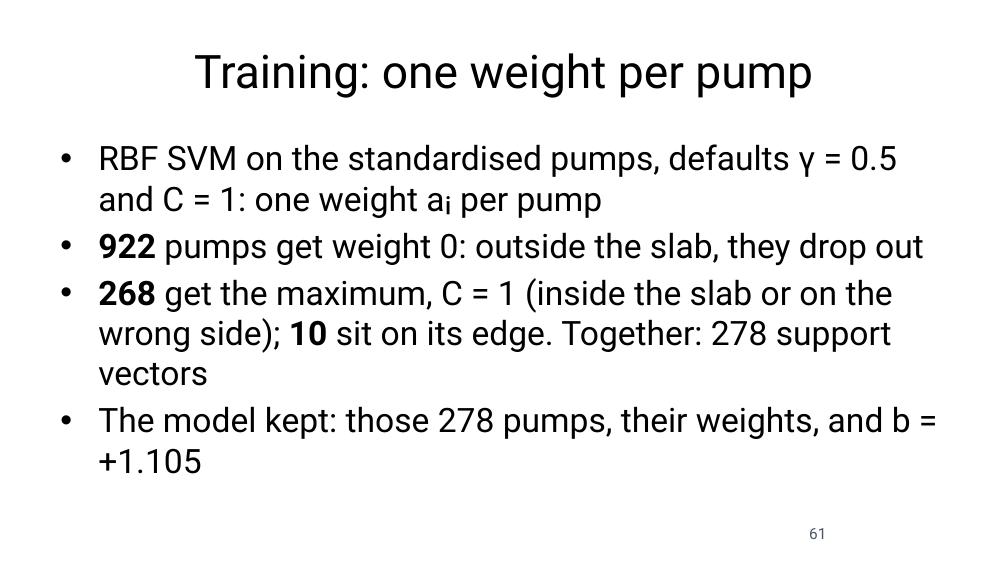
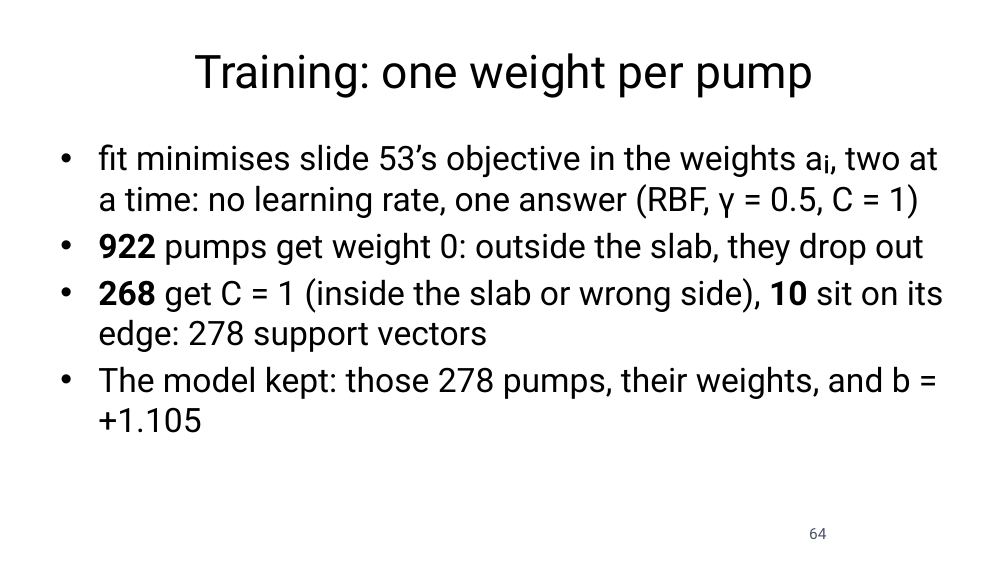
Before and after one commit to fabioantonini/technologies-for-artificial-intelligence, a slide deck: slide 64 of Lessons/06_knn_naive_bayes_svm/Slides/knn_naive_bayes_svm_slides.pptx (slide 61 before the commit). Drawn at 1008x567 pixels with LibreOffice and Linux fonts; fonts in the diff are those of the drawing; background and template pictures are left out. Boxes give left, top, right and bottom in pixels: in the first picture for what was removed or moved away, otherwise in the second. Text is boxed around its words. In the diff, an @@ line names an element or a change of style, - is before the commit and + after.

```diff
--- a/Lessons/06_knn_naive_bayes_svm/Slides/knn_naive_bayes_svm_slides.pptx
+++ b/Lessons/06_knn_naive_bayes_svm/Slides/knn_naive_bayes_svm_slides.pptx
@@ text at bbox=[98, 144, 938, 219]: text changed @@
-• RBF SVM on the standardised pumps, defaults γ = 0.5 and C = 1: one weight aᵢ per pump
+• fit minimises slide 53’s objective in the weights aᵢ, two at a time: no learning rate, one answer (RBF, γ = 0.5, C = 1)
@@ text at bbox=[98, 278, 944, 352]: text changed @@
-• 268 get the maximum, C = 1 (inside the slab or on the wrong side); 10 sit on its edge. Together: 278 support vectors
+• 268 get C = 1 (inside the slab or wrong side), 10 sit on its edge: 278 support vectors
@@ page number at bbox=[809, 528, 826, 539]: text changed @@
-61
+64
```
Also in this commit, not shown: 14 other slides changed, 3 slides added, 21 other files.
